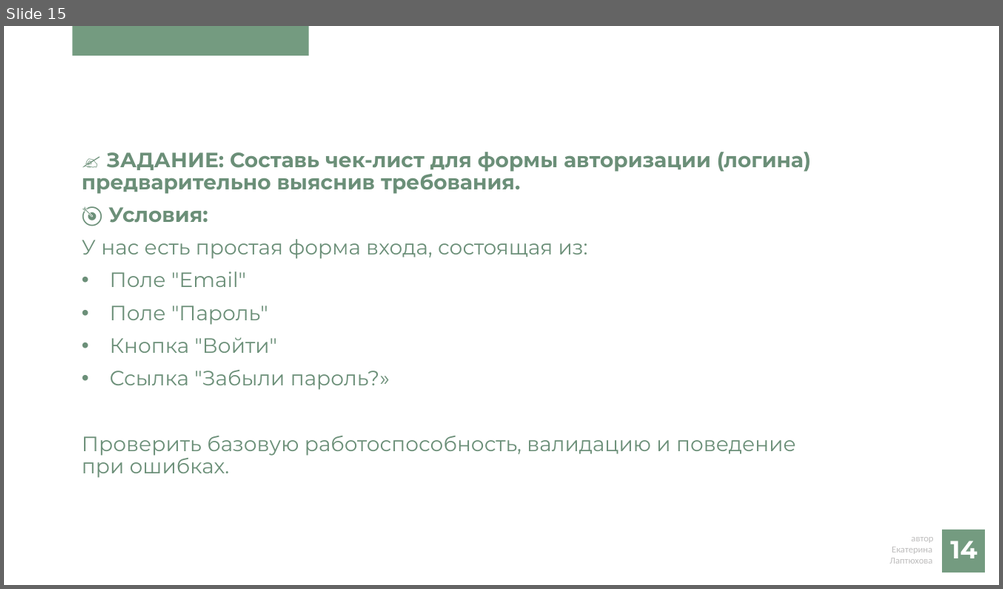
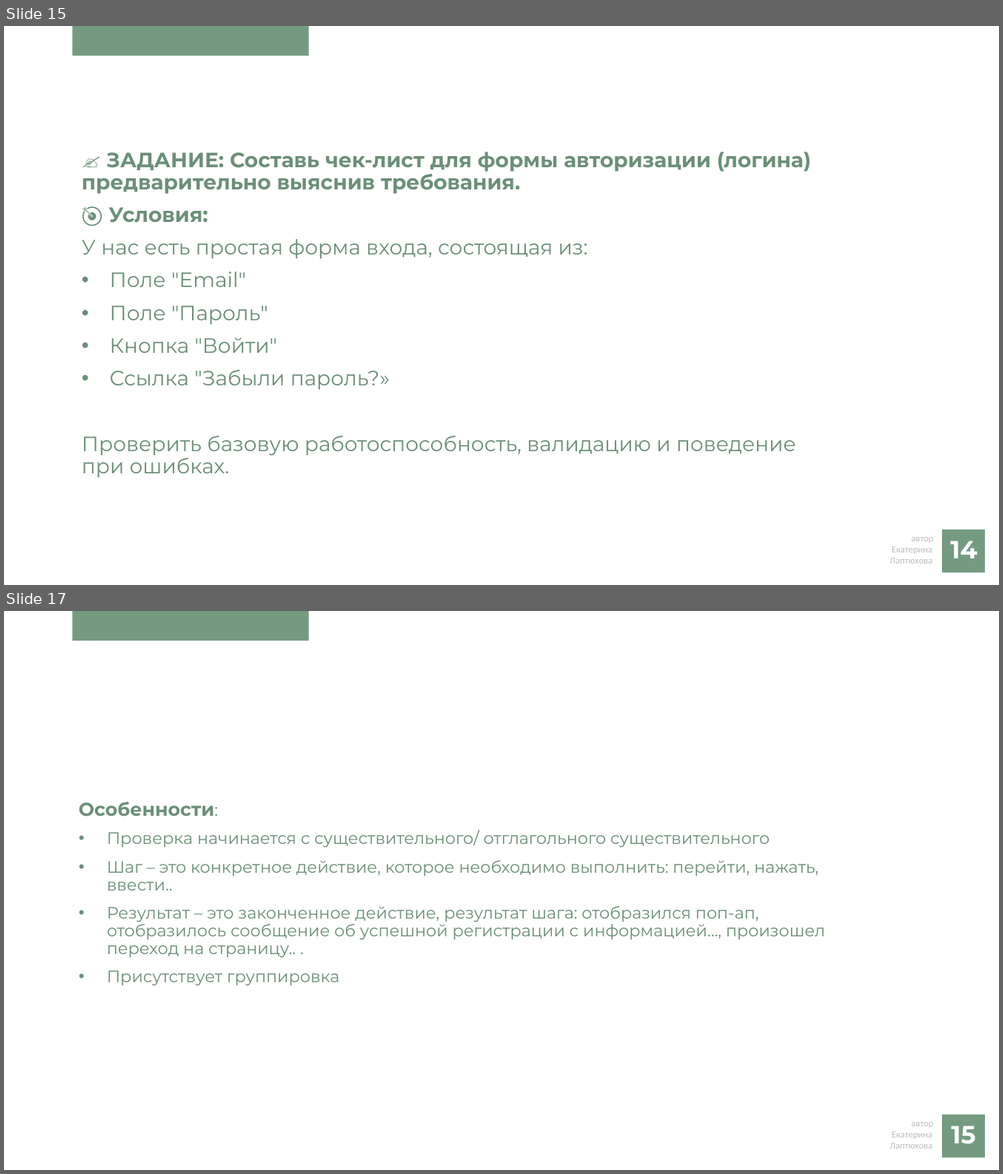
Before and after one commit to EkaterinaLaptyuhova/Testing, a slide deck: Lesson 4.pptx. Shown one above the other, each under a label of ours: slide 15 before the commit, slides 15 and 17 after it; the slides between them are not shown. The pictures are 1003x589 and 1003x1174 pixels, drawn with LibreOffice and Linux fonts; fonts in the diff are those of the drawing; background and template pictures are left out. Boxes give left, top, right and bottom in pixels: in the first picture for what was removed or moved away, otherwise in the second. Text is boxed around its words. In the diff, an @@ line names an element or a change of style, - is before the commit and + after.

```diff
--- a/Lesson 4.pptx
+++ b/Lesson 4.pptx
@@ slide 17 added at <box>4,611,999,1170</box>, background #FFFFFF; not listed: 3 template elements that a slide beside it also shows @@
@@ text added at <box>79,802,825,986</box>, 16 pt, text #6B8F78 @@
+Особенности:
+• Проверка начинается с существительного/ отглагольного существительного
+• Шаг – это конкретное действие, которое необходимо выполнить: перейти, нажать, ввести..
+• Результат – это законченное действие, результат шага: отобразился поп-ап, отобразилось сообщение об успешной регистрации с информацией…, произошел переход на страницу.. .
+• Присутствует группировка
@@ text added at <box>950,1126,975,1145</box>, 24 pt, text #FFFFFF, bold @@
+15
```
Also in this commit, not shown: 2 other slides added, 1 other file.
